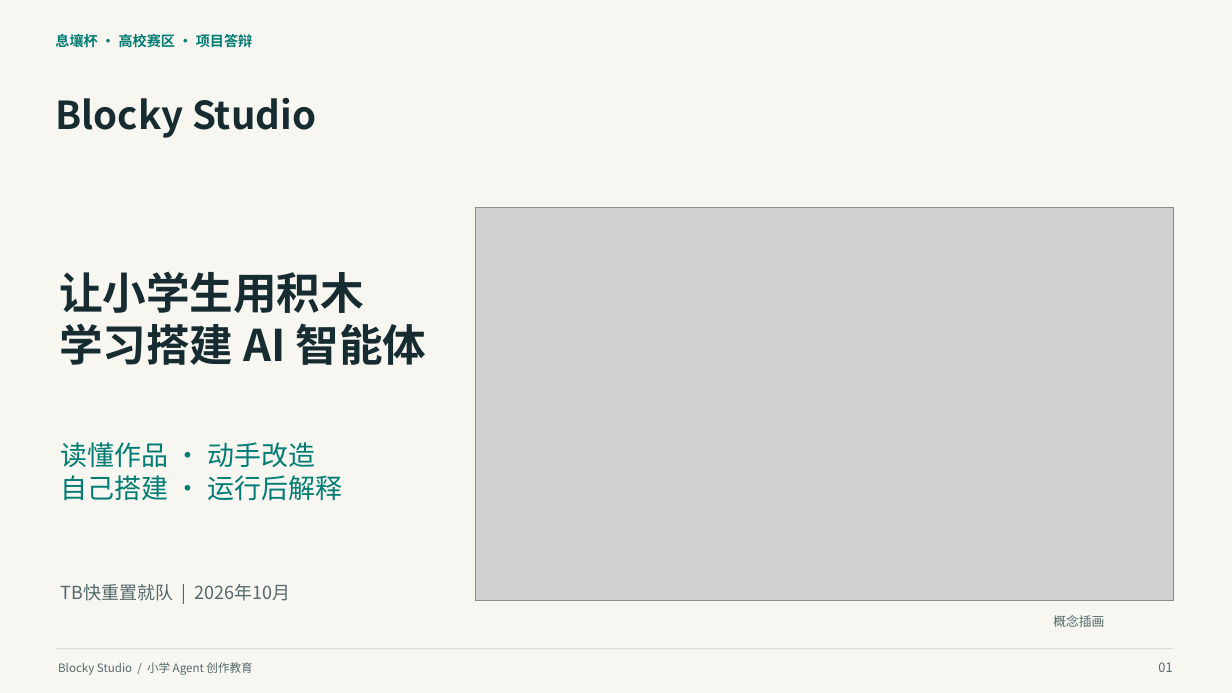
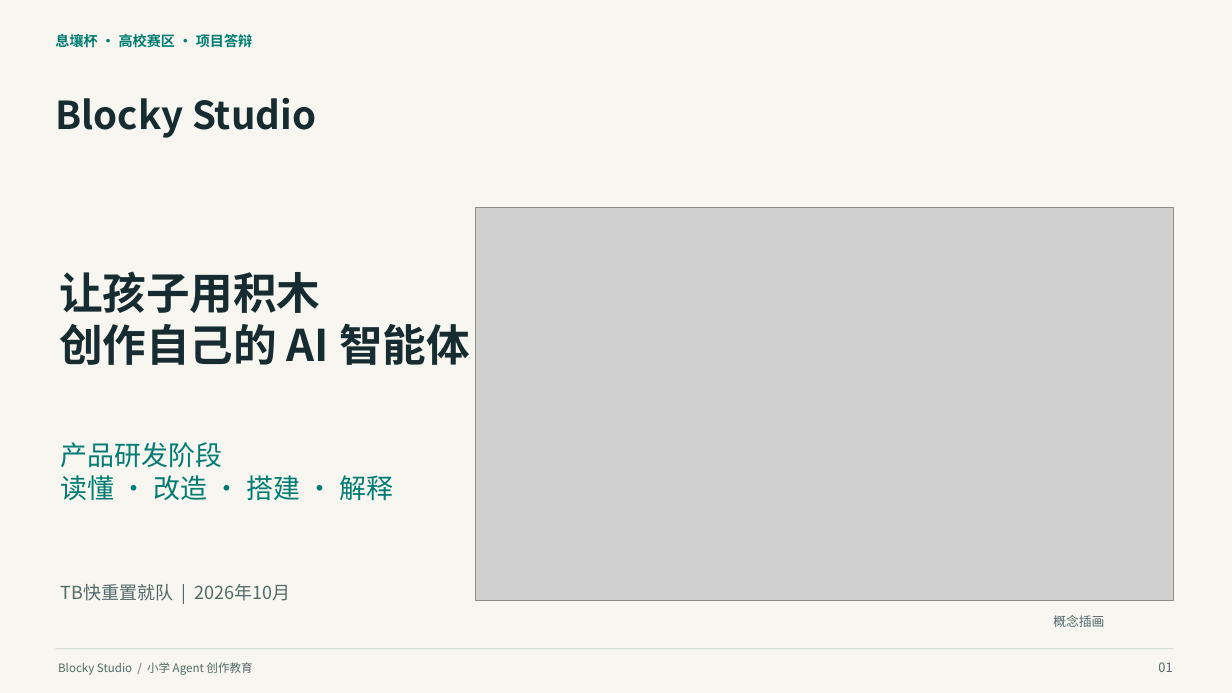
Before and after one commit to q2955161835-debug/Blocky-AI, a slide deck: slide 1 of doc/交付/2026-10-03-答辩与商业计划书/Blocky-Studio-小学Agent创作教育-2026-10-03.pptx. Drawn at 1232x693 pixels with LibreOffice and Linux fonts; fonts in the diff are those of the drawing; grey boxes stand for pictures. Boxes give left, top, right and bottom in pixels: in the first picture for what was removed or moved away, otherwise in the second. Text is boxed around its words. In the diff, an @@ line names an element or a change of style, - is before the commit and + after.

```diff
--- a/doc/交付/2026-10-03-答辩与商业计划书/Blocky-Studio-小学Agent创作教育-2026-10-03.pptx
+++ b/doc/交付/2026-10-03-答辩与商业计划书/Blocky-Studio-小学Agent创作教育-2026-10-03.pptx
@@ text at (59,271,470,365): text changed @@
-让小学生用积木
-学习搭建 AI 智能体
+让孩子用积木
+创作自己的 AI 智能体
@@ text at (61,442,394,501): text changed @@
-读懂作品 · 动手改造
-自己搭建 · 运行后解释
+产品研发阶段
+读懂 · 改造 · 搭建 · 解释
```
Also in this commit, not shown: 34 other slides changed, 9 slides added, 1 slide removed, 52 other files.
